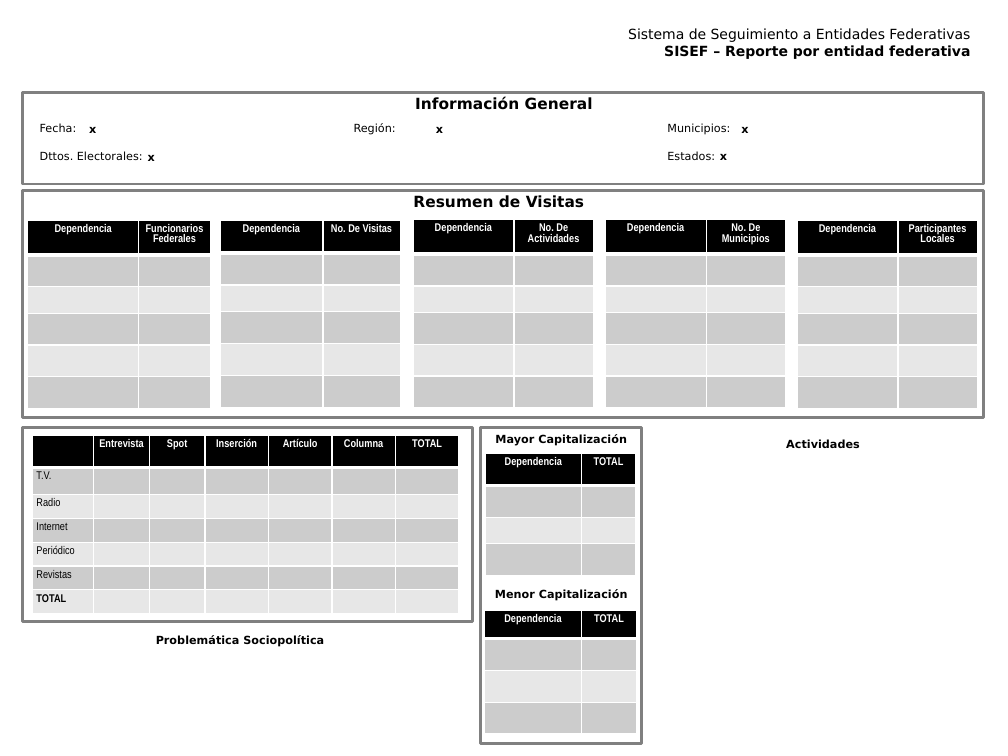
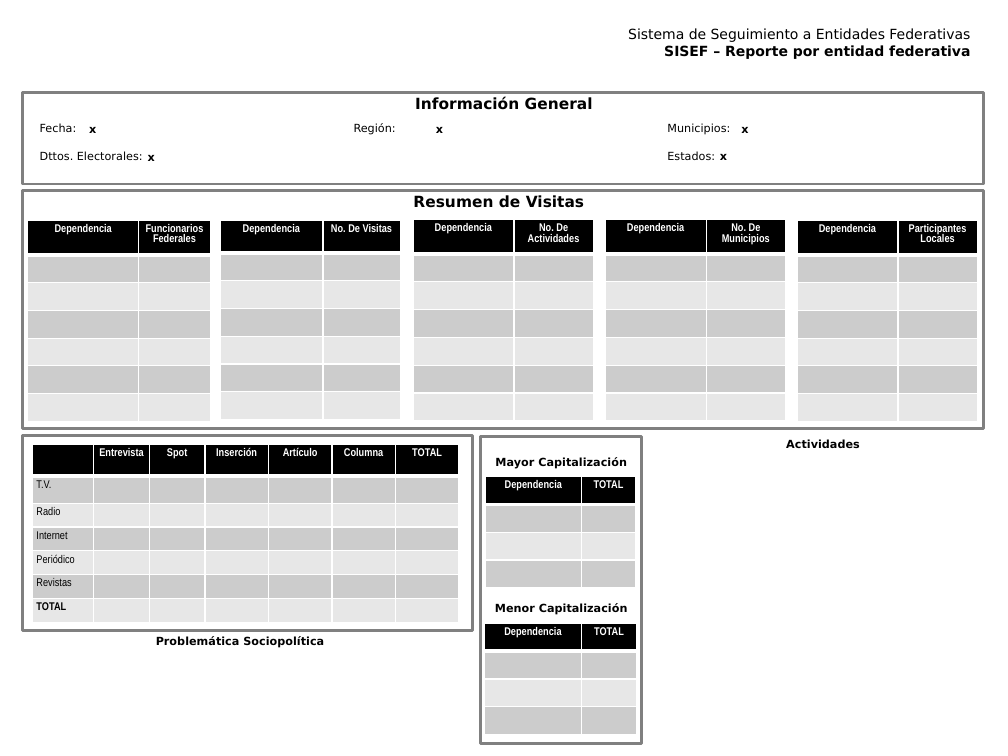
Before and after one commit to fpedro23/visitas, a slide deck: slide 1 of visitas_stg/static/ppt/Reporte_Region_sisef.pptx. Drawn at 1008x756 pixels with LibreOffice and Linux fonts; fonts in the diff are those of the drawing; background and template pictures are left out. Boxes give left, top, right and bottom in pixels: in the first picture for what was removed or moved away, otherwise in the second. Text is boxed around its words. In the diff, an @@ line names an element or a change of style, - is before the commit and + after.

```diff
--- a/visitas_stg/static/ppt/Reporte_Region_sisef.pptx
+++ b/visitas_stg/static/ppt/Reporte_Region_sisef.pptx
@@ rectangle: place and size @@
-rectangle at (22, 191, 983, 417)
+rectangle at (22, 191, 983, 428)
@@ table at (27, 220, 210, 421) @@
+row 7:  | 
@@ table at (220, 221, 400, 419) @@
+row 7:  | 
@@ table at (413, 220, 594, 421) @@
+row 7:  | 
@@ table at (605, 220, 785, 421) @@
+row 7:  | 
@@ table at (797, 220, 978, 421) @@
+row 7:  | 
@@ rectangle: place and size @@
-rectangle at (22, 427, 472, 622)
+rectangle at (22, 435, 472, 630)
@@ table: place and size @@
-table at (32, 435, 459, 614)
+table at (32, 445, 459, 623)
@@ rectangle: place and size @@
-rectangle at (481, 427, 642, 744)
+rectangle at (481, 436, 642, 743)
@@ text "Mayor Capitalización": place and size @@
-text "Mayor Capitalización" at (495, 434, 627, 446)
+text "Mayor Capitalización" at (495, 457, 627, 469)
@@ table: place and size @@
-table at (485, 454, 635, 576)
+table at (485, 477, 635, 588)
@@ text "Menor Capitalización": place and size @@
-text "Menor Capitalización" at (495, 590, 628, 601)
+text "Menor Capitalización" at (495, 603, 628, 615)
@@ table: place and size @@
-table at (485, 610, 636, 734)
+table at (485, 623, 636, 734)
```
Also in this commit, not shown: 3 other files.
